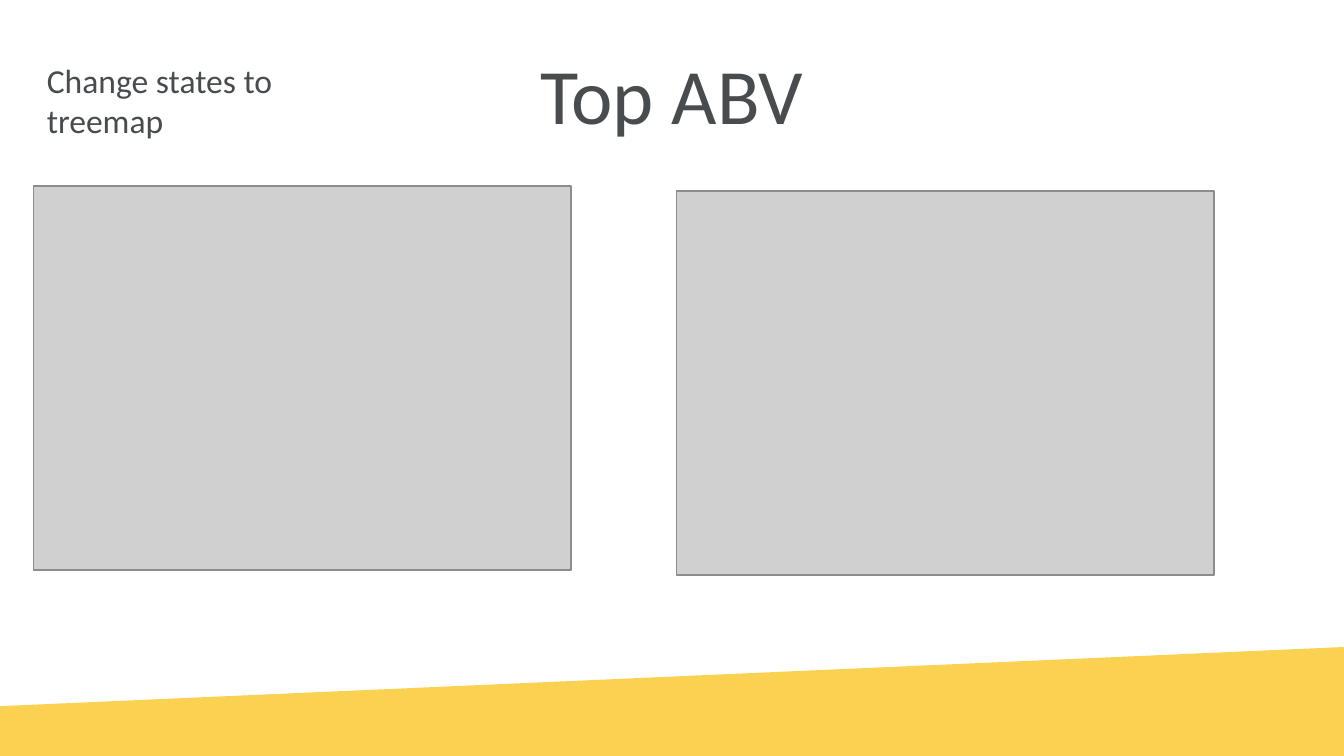
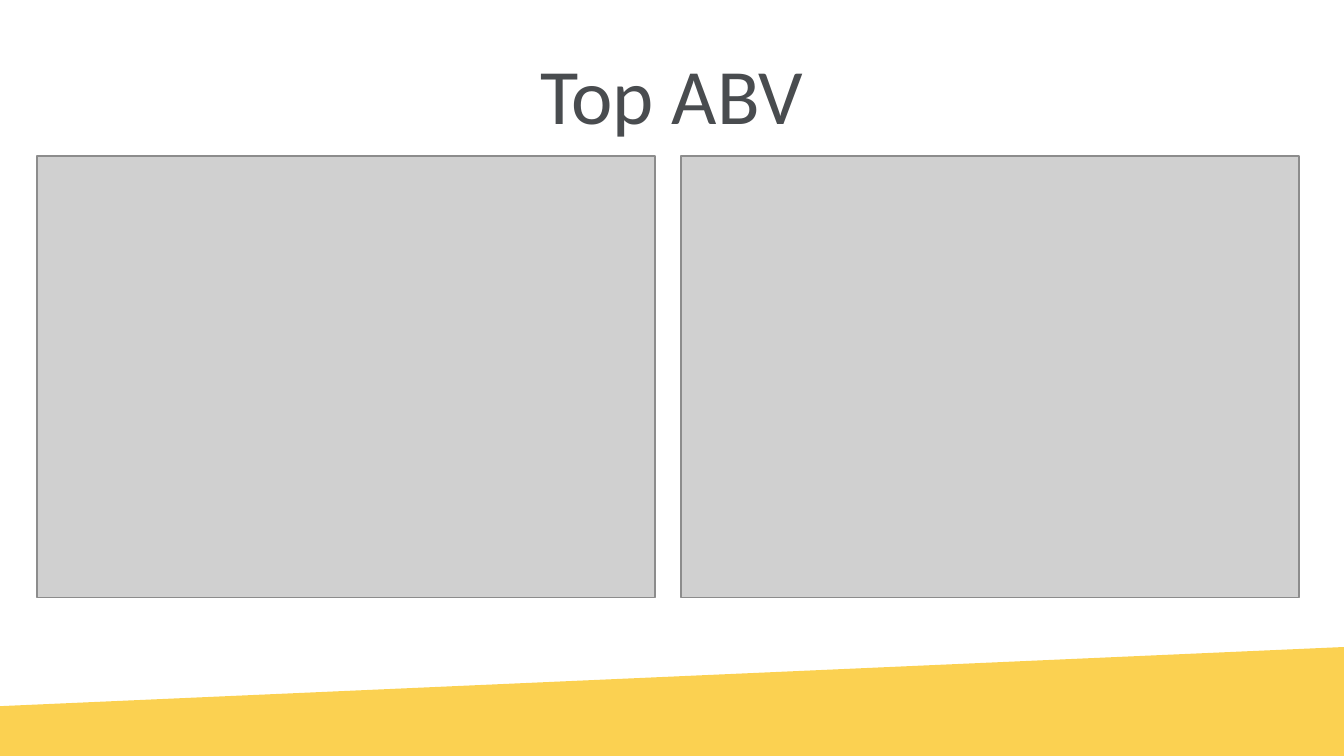
Before and after one commit to tschwebke/DDS6306-Group-Project-1, a slide deck: slide 9 of DS6306 Group Project 1.pptx (slide 11 before the commit). Drawn at 1344x756 pixels with LibreOffice and Linux fonts; fonts in the diff are those of the drawing; grey boxes stand for pictures; background and template pictures are left out. Boxes give left, top, right and bottom in pixels: in the first picture for what was removed or moved away, otherwise in the second. Text is boxed around its words. In the diff, an @@ line names an element or a change of style, - is before the commit and + after.

```diff
--- a/DS6306 Group Project 1.pptx
+++ b/DS6306 Group Project 1.pptx
@@ text removed at (x1=47, y1=69, x2=273, y2=139) @@
-Change states to treemap
@@ picture resized from (x1=34, y1=185, x2=571, y2=570) to (x1=38, y1=156, x2=656, y2=598) @@
@@ picture resized from (x1=676, y1=191, x2=1214, y2=575) to (x1=681, y1=156, x2=1300, y2=598) @@
```
Also in this commit, not shown: 9 other slides changed, 1 slide added, 3 slides removed, 2 other files.
